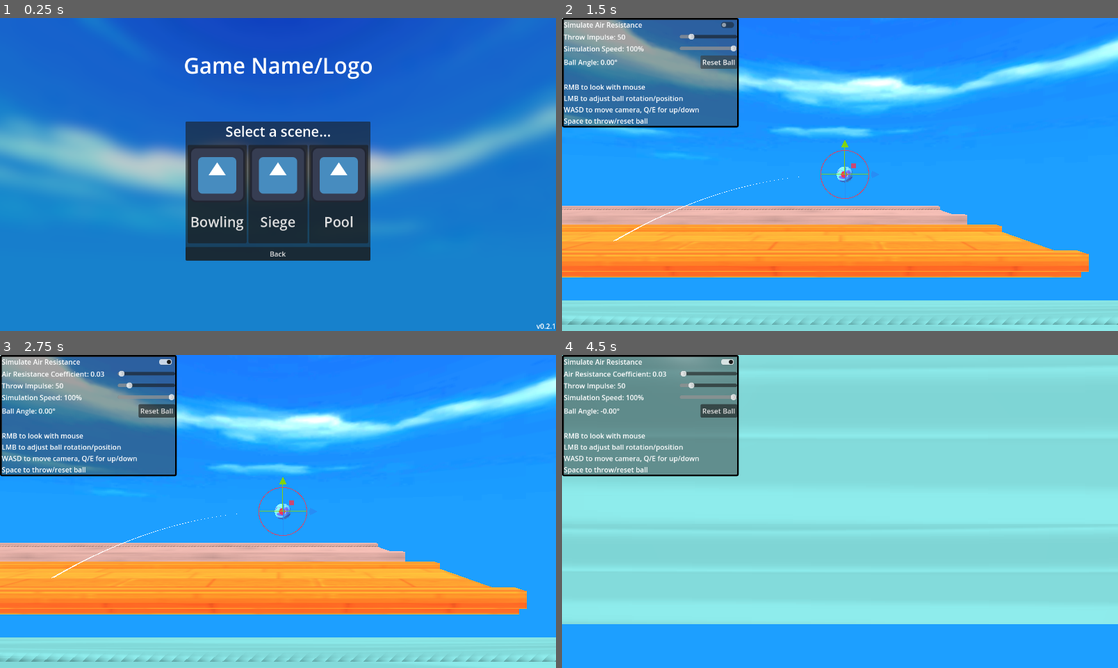
Above: before the commit, frames 1-4 (two rows, left to right).
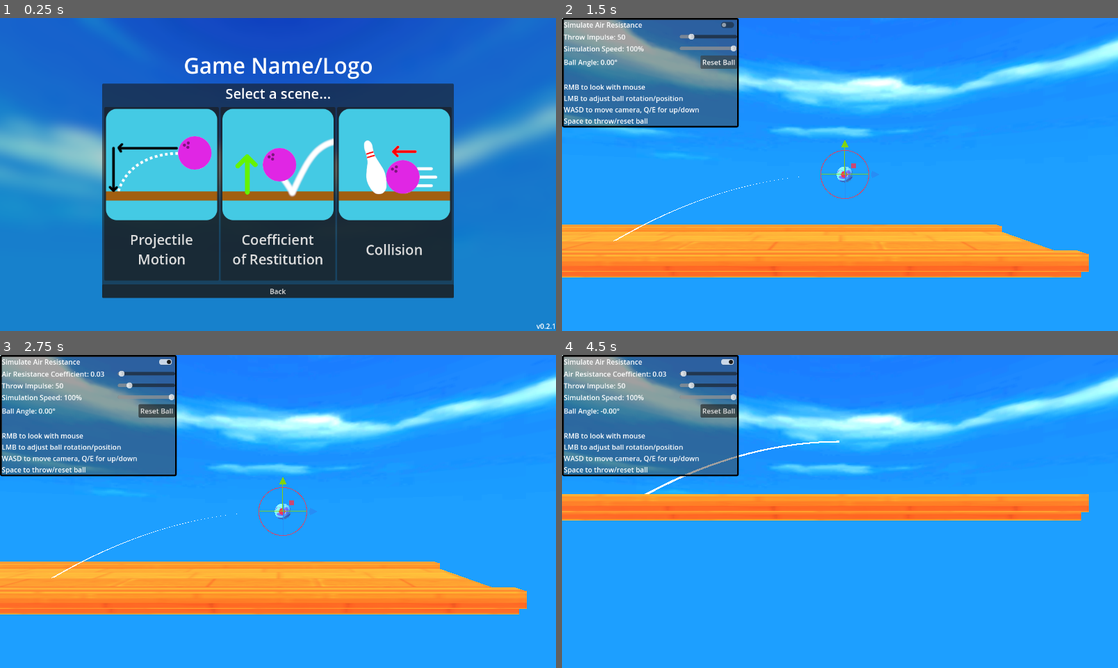
Above: after the commit, the same moments.

Repository: ErythiaSea/CMP400-PhET
Game: Godot game, scene res://Scenes/main_menu.tscn
The game is run twice, just before and just after one commit, with the same random seed, the same clock (stepped at 60 frames per second) and the same inputs. This scene is started directly instead of the project's main scene. The engine's default icon, where the game draws it, is replaced by a stand-in: a white triangle on a blue panel in a dark square.
Inputs (mouse positions are in pixels of both pictures, inside the frame that each line leads up to):
- Up to frame 1 (0.25 s): no input
- Up to frame 2 (1.5 s): click (778, 193) at 0.5 s, where only the run before the commit has a clickable "Bowling"; click "Reset Ball" at 1.25 s
- Up to frame 3 (2.75 s): click (166, 361) at 2 s
- Up to frame 4 (4.5 s): tap Enter (ui_accept) at 2.75, 3.02, 4.25 s; move the mouse to (962, 495) at 2.77 s; hold L (ball_right) 2.78-3.5 s; tap Space (ball_fire) at 2.85 s; click (962, 495) at 2.92 s; drag from (728, 527) to (812, 574) at 3.52 s; move the mouse to (895, 442) at 4.27 s; hold L (ball_right) from 4.28 s (still down); hold E (camera_down) from 4.28 s (still down)

The runs differ from the first frame. In frame 1, 40% of the frame differs, in the area x 18-82%, y 20-90%; in frame 2, 14%; in frame 3, 14%; in frame 4, 83%, in the area x 0-100%, y 0-86%.

Commit message:
menu icons and gamemanager

Diff:
--- a/Scenes/bowling_env.gd
+++ b/Scenes/bowling_env.gd
@@ -3,6 +3,10 @@
 @onready var _gizmo: Gizmo3D = $Gizmo3D
 @onready var _bowling_ball: RigidBody3D = $ForceBall
 @onready var _traj_line: TrajectoryLine = $TrajectoryLine
+
+@onready var _lane_wood: StaticBody3D = $laneWood
+@onready var _lane_cloth: StaticBody3D = $laneCloth
+@onready var _lane_rubber: StaticBody3D = $laneRubber
 
 var pin_pos: Dictionary[RigidBody3D, Vector3]
 var fired: bool = false
@@ -12,6 +16,11 @@
 	_gizmo.select(_bowling_ball)
 	for pin in $Pins.get_children() as Array[RigidBody3D]:
 		pin_pos[pin] = pin.position
+	if (GameManager.current_gamemode != GameManager.freeplay and GameManager.current_gamemode != GameManager.e_coeff):
+		_lane_cloth.hide();
+		_lane_cloth.process_mode = Node.PROCESS_MODE_DISABLED
+		_lane_rubber.hide();
+		_lane_rubber.process_mode = Node.PROCESS_MODE_DISABLED
 
 # Called every frame. 'delta' is the elapsed time since the previous frame.
 func _process(delta: float) -> void:
--- a/Scenes/main_menu.gd
+++ b/Scenes/main_menu.gd
@@ -18,21 +18,24 @@
 	pass # Replace with function body.
 
 
-func _on_bowling_pressed() -> void:
+func _open_bowling() -> void:
 	if (!bowling_scene): return
 	get_tree().change_scene_to_file(bowling_scene)
-
-
-func _on_siege_pressed() -> void:
-	if (!siege_scene): return
-	get_tree().change_scene_to_file(siege_scene)
-
-
-func _on_pool_pressed() -> void:
-	if (!pool_scene): return
-	get_tree().change_scene_to_file(pool_scene)
-
 
 func _on_back_pressed() -> void:
 	$MainButtons.show()
 	$SceneSelect.hide()
+
+
+func _on_projmot_pressed() -> void:
+	GameManager.current_gamemode = GameManager.proj_mtn
+	_open_bowling()
+
+func _on_cor_pressed() -> void:
+	GameManager.current_gamemode = GameManager.e_coeff
+	_open_bowling()
+
+
+func _on_collision_pressed() -> void:
+	GameManager.current_gamemode = GameManager.collision
+	_open_bowling()
--- a/Scenes/main_menu.tscn
+++ b/Scenes/main_menu.tscn
@@ -1,8 +1,10 @@
-[gd_scene load_steps=6 format=3 uid="uid://dlgiq4w8u6an6"]
+[gd_scene load_steps=8 format=3 uid="uid://dlgiq4w8u6an6"]
 
 [ext_resource type="Script" uid="uid://cgx51als5phaa" path="res://Scenes/main_menu.gd" id="1_1ehe0"]
 [ext_resource type="Texture2D" uid="uid://uiovn8h6xyro" path="res://GFX/menu_bg_temp.png" id="1_28flt"]
-[ext_resource type="Texture2D" uid="uid://d1m22d2jq0h1m" path="res://GFX/icon.svg" id="3_ce3w2"]
+[ext_resource type="Texture2D" uid="uid://p72t8cc4rb3i" path="res://GFX/projmot_icon.png" id="3_n45e2"]
+[ext_resource type="Texture2D" uid="uid://btumcuxh4swo6" path="res://GFX/bounce_icon.png" id="4_opfnp"]
+[ext_resource type="Texture2D" uid="uid://bltmecxinqcfb" path="res://GFX/collision_icon.png" id="5_cp0ys"]
 
 [sub_resource type="LabelSettings" id="LabelSettings_48xlc"]
 font_size = 50
@@ -106,33 +108,35 @@
 [node name="SceneButtons" type="HBoxContainer" parent="SceneSelect/VBoxContainer/MarginContainer"]
 layout_mode = 2
 
-[node name="Bowling" type="Button" parent="SceneSelect/VBoxContainer/MarginContainer/SceneButtons"]
+[node name="ProjMot" type="Button" parent="SceneSelect/VBoxContainer/MarginContainer/SceneButtons"]
 layout_mode = 2
 size_flags_horizontal = 3
 size_flags_vertical = 3
 theme_override_font_sizes/font_size = 32
-text = "Bowling"
-icon = ExtResource("3_ce3w2")
+text = "Projectile
+Motion"
+icon = ExtResource("3_n45e2")
 icon_alignment = 1
 vertical_icon_alignment = 0
 
-[node name="Siege" type="Button" parent="SceneSelect/VBoxContainer/MarginContainer/SceneButtons"]
+[node name="COR" type="Button" parent="SceneSelect/VBoxContainer/MarginContainer/SceneButtons"]
 layout_mode = 2
 size_flags_horizontal = 3
 size_flags_vertical = 3
 theme_override_font_sizes/font_size = 32
-text = "Siege"
-icon = ExtResource("3_ce3w2")
+text = "Coefficient
+of Restitution"
+icon = ExtResource("4_opfnp")
 icon_alignment = 1
 vertical_icon_alignment = 0
 
-[node name="Pool" type="Button" parent="SceneSelect/VBoxContainer/MarginContainer/SceneButtons"]
+[node name="Collision" type="Button" parent="SceneSelect/VBoxContainer/MarginContainer/SceneButtons"]
 layout_mode = 2
 size_flags_horizontal = 3
 size_flags_vertical = 3
 theme_override_font_sizes/font_size = 32
-text = "Pool"
-icon = ExtResource("3_ce3w2")
+text = "Collision"
+icon = ExtResource("5_cp0ys")
 icon_alignment = 1
 vertical_icon_alignment = 0
 
@@ -153,7 +157,7 @@
 grow_vertical = 0
 
 [connection signal="pressed" from="MainButtons/Play" to="." method="_on_play_pressed"]
-[connection signal="pressed" from="SceneSelect/VBoxContainer/MarginContainer/SceneButtons/Bowling" to="." method="_on_bowling_pressed"]
-[connection signal="pressed" from="SceneSelect/VBoxContainer/MarginContainer/SceneButtons/Siege" to="." method="_on_siege_pressed"]
-[connection signal="pressed" from="SceneSelect/VBoxContainer/MarginContainer/SceneButtons/Pool" to="." method="_on_pool_pressed"]
+[connection signal="pressed" from="SceneSelect/VBoxContainer/MarginContainer/SceneButtons/ProjMot" to="." method="_on_projmot_pressed"]
+[connection signal="pressed" from="SceneSelect/VBoxContainer/MarginContainer/SceneButtons/COR" to="." method="_on_cor_pressed"]
+[connection signal="pressed" from="SceneSelect/VBoxContainer/MarginContainer/SceneButtons/Collision" to="." method="_on_collision_pressed"]
 [connection signal="pressed" from="SceneSelect/VBoxContainer/Back" to="." method="_on_back_pressed"]
--- /dev/null
+++ b/game_manager.gd
@@ -0,0 +1,19 @@
+extends Node
+
+enum {
+	freeplay,
+	e_coeff,
+	proj_mtn,
+	collision
+}
+
+var current_gamemode: int = freeplay
+
+# Called when the node enters the scene tree for the first time.
+func _ready() -> void:
+	pass # Replace with function body.
+
+
+# Called every frame. 'delta' is the elapsed time since the previous frame.
+func _process(delta: float) -> void:
+	pass
--- a/project.godot
+++ b/project.godot
@@ -15,6 +15,10 @@
 run/main_scene="uid://dg0lyw2wu0nwg"
 config/features=PackedStringArray("4.5", "GL Compatibility")
 config/icon="res://GFX/icon.svg"
+
+[autoload]
+
+GameManager="*res://game_manager.gd"
 
 [display]
 
Binary file added: GFX/bounce_icon.png
Not shown, added: GFX/bounce_icon.png.import
Binary file added: GFX/collision_icon.png
Not shown, added: GFX/collision_icon.png.import
Binary file added: GFX/projmot_icon.png
Not shown, added: GFX/projmot_icon.png.import
Not shown, added: game_manager.gd.uid
